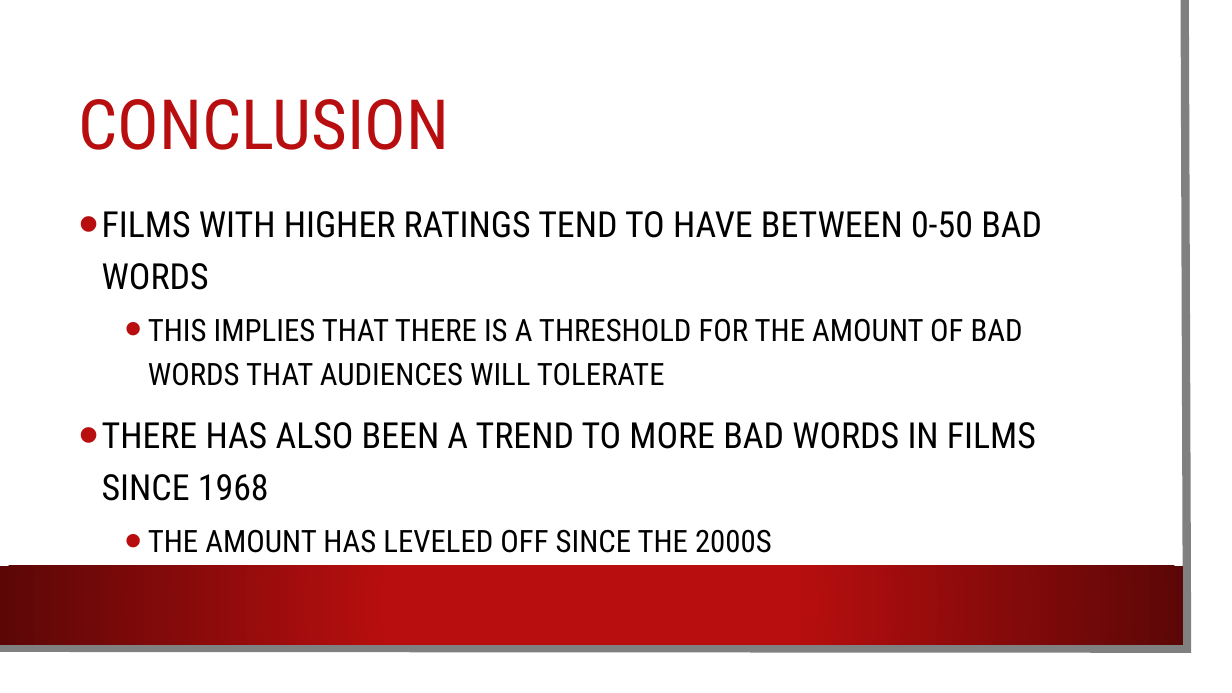
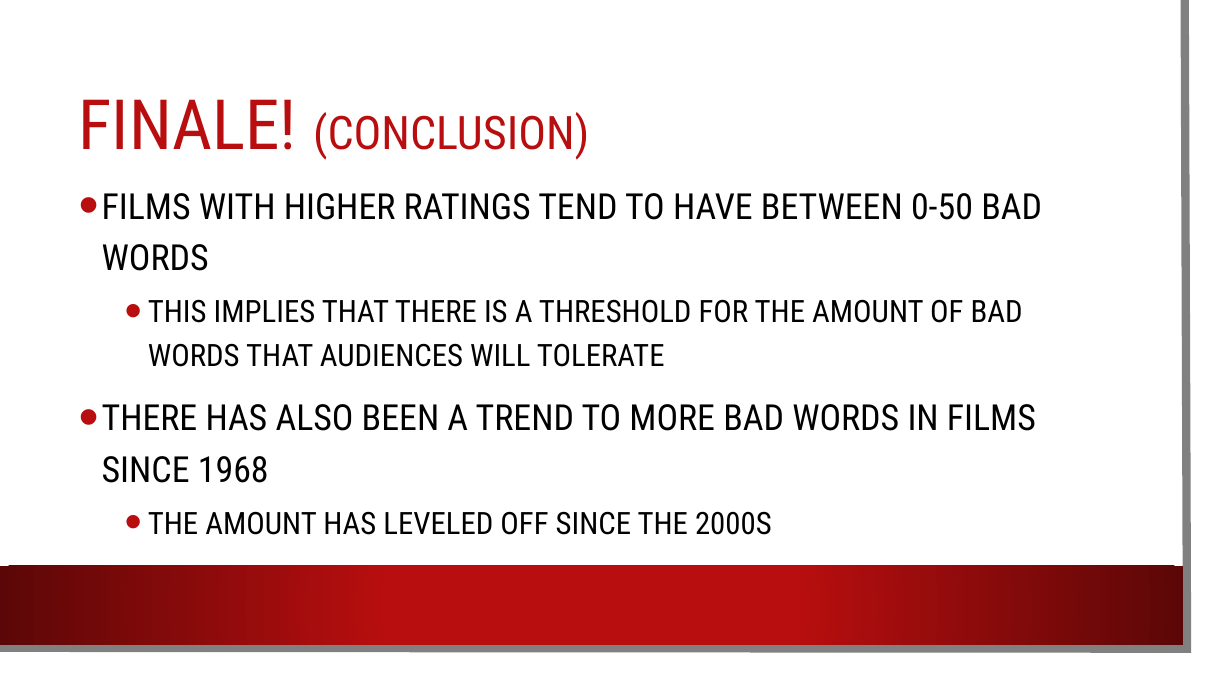
Before and after one commit to gilliangadiano/ETL-Project, a slide deck: slide 9 of ETL Presentation.pptx (slide 7 before the commit). Drawn at 1232x693 pixels with LibreOffice and Linux fonts; fonts in the diff are those of the drawing; background and template pictures are left out. Boxes give left, top, right and bottom in pixels: in the first picture for what was removed or moved away, otherwise in the second. Text is boxed around its words. In the diff, an @@ line names an element or a change of style, - is before the commit and + after.

```diff
--- a/ETL Presentation.pptx
+++ b/ETL Presentation.pptx
@@ title at <box>79,99,589,160</box>: text changed; size 54 to 36 pt @@
-CONCLUSION
+FINALE! (CONCLUSION)
@@ text "FILMS WITH HIGHER RATINGS TEND ...": place and size @@
-text "FILMS WITH HIGHER RATINGS TEND ..." at <box>102,211,1042,553</box>
+text "FILMS WITH HIGHER RATINGS TEND ..." at <box>102,193,1042,535</box>
```
Also in this commit, not shown: 7 other slides changed, 2 slides added, 2 other files.
